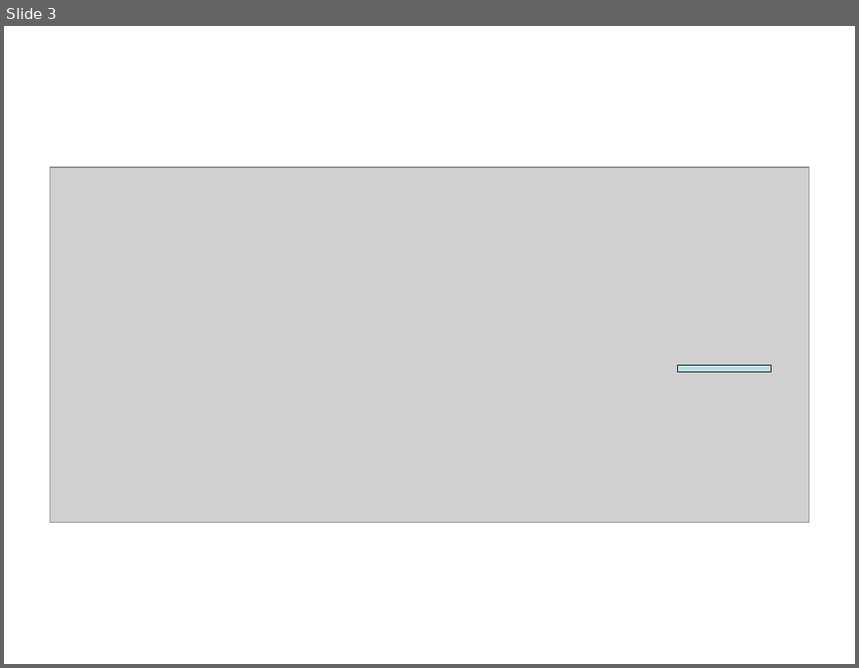
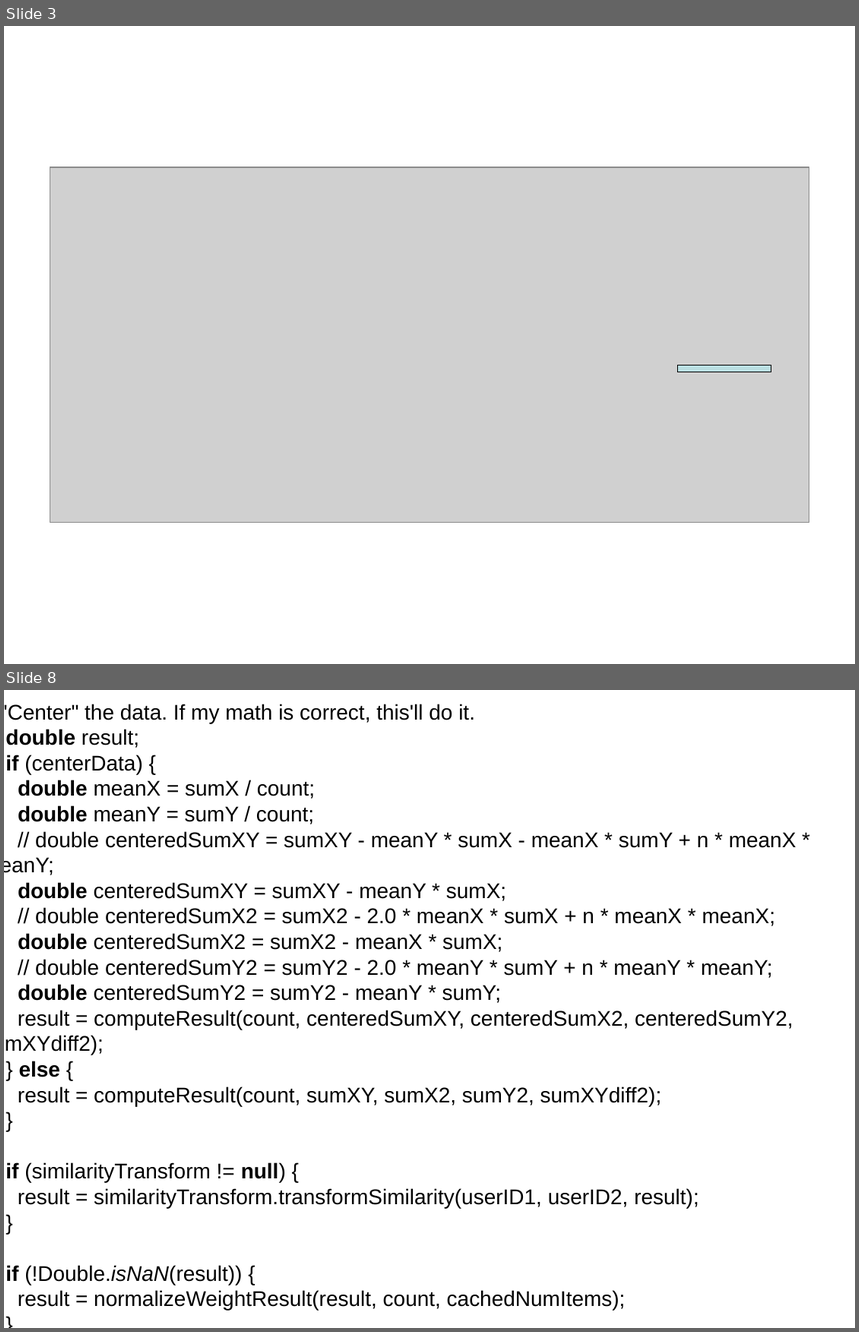
Before and after one commit to tianbaoxing/mahout-nbayes, a slide deck: doc/recommender/PearsonCorrelation.ppt. Shown one above the other, each under a label of ours: slide 3 before the commit, slides 3 and 8 after it; the slides between them are not shown. The pictures are 859x668 and 859x1332 pixels, drawn with LibreOffice and Linux fonts; fonts in the diff are those of the drawing; grey boxes stand for pictures. Boxes give left, top, right and bottom in pixels: in the first picture for what was removed or moved away, otherwise in the second. Text is boxed around its words. In the diff, an @@ line names an element or a change of style, - is before the commit and + after.

```diff
--- a/doc/recommender/PearsonCorrelation.ppt
+++ b/doc/recommender/PearsonCorrelation.ppt
@@ slide 8 added at bbox=[4, 690, 855, 1328], background #FFFFFF @@
@@ text added at bbox=[4, 704, 797, 1311], 18 pt, text #000000 @@
+// "Center" the data. If my math is correct, this'll do it.
+double result;
+if (centerData) {
+double meanX = sumX / count;
+double meanY = sumY / count;
+// double centeredSumXY = sumXY - meanY * sumX - meanX * sumY + n * meanX * meanY;
+double centeredSumXY = sumXY - meanY * sumX;
+// double centeredSumX2 = sumX2 - 2.0 * meanX * sumX + n * meanX * meanX;
+double centeredSumX2 = sumX2 - meanX * sumX;
+// double centeredSumY2 = sumY2 - 2.0 * meanY * sumY + n * meanY * meanY;
+double centeredSumY2 = sumY2 - meanY * sumY;
+result = computeResult(count, centeredSumXY, centeredSumX2, centeredSumY2, sumXYdiff2);
+} else {
+result = computeResult(count, sumXY, sumX2, sumY2, sumXYdiff2);
+}
+if (similarityTransform != null) {
+result = similarityTransform.transformSimilarity(userID1, userID2, result);
+}
+if (!Double.isNaN(result)) {
+result = normalizeWeightResult(result, count, cachedNumItems);
+}
+return result;
+}
```
Also in this commit, not shown: 8 slides changed, 3 other slides added, 5 other files.
